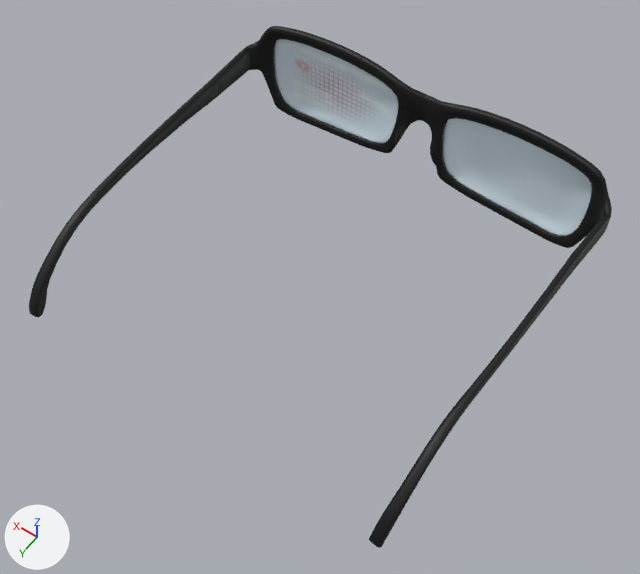
What one commit did to the FBX model UnityPart/BomberMan/Assets/Models/Glasses.fbx.
One viewpoint serves both versions: a 50 mm lens placed at (-0.174, 0.329, 0.372), pointed at (-0.017, 0.109, 0.026). The lights are fixed; the arrows at lower left show +X, +Y and +Z. Where no turn or scale is listed for an object, it has been applied to the vertices.

Names of what the first picture shows: 'yanjing02:pCube1', 'yanjing02:pCube3', 'yanjing02:pCube5'.
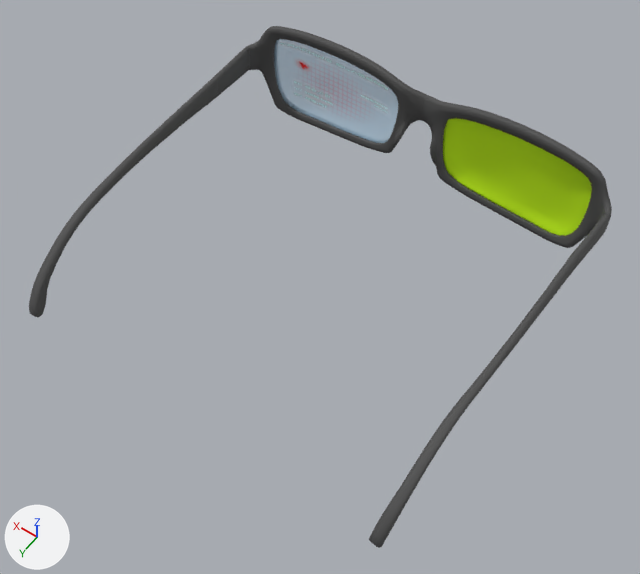
The newer file is also rescaled (x4.066), turned or shifted as a whole; pictures and numbers use the older file's frame.

Pixel boxes [x1, y1, x2, y2] of what changed, in the pictures (640 x 574 px):
'yanjing02:pCube1', recoloured (black to grey): [29, 26, 612, 548] in both
'yanjing02:pCube5', recoloured (grey to green): [443, 118, 592, 236] in both

What the commit changed:
Picture 'GlassesUV_2.png' (img_glassesuv_2_png) is now built by load_image('GlassesUV_2.png', '_unpacked/GlassesUV_2.png', 1024, 1024, 'sRGB') instead of load_image('GlassesUV_2.png', '../Textures/GlassesUV_2.png', 1024, 1024, 'Non-Color').
Material 'blinn6' (mat_blinn6) is new.
Its base color is (0.599, 1.0, 0.0) (green #cbff00).
Its roughness is 0.749.
Material 'Glasses_Black2' (mat_glasses_black2) is new.
Its base color is (0.0769, 0.0769, 0.0769) (dark grey #4e4e4e).
Its roughness is 0.749.
me_mesh_002 has 642 vertices, 640 faces and spans x -6.12..5.76, y -0.43..2.14, z -3.6..3.57.
me_mesh_002 no longer uses material mat_blinn1 (white #e4f4ff).
me_mesh_002 now uses material mat_blinn6 (green #cbff00).
me_mesh has 2818 vertices, 2820 faces and spans x -0.168..0.059, y -0.008..0.197, z -0.026..0.037.
me_mesh no longer uses material mat_yanjing02_jingkuang (black #000000).
me_mesh now uses material mat_glasses_black2 (dark grey #4e4e4e).
